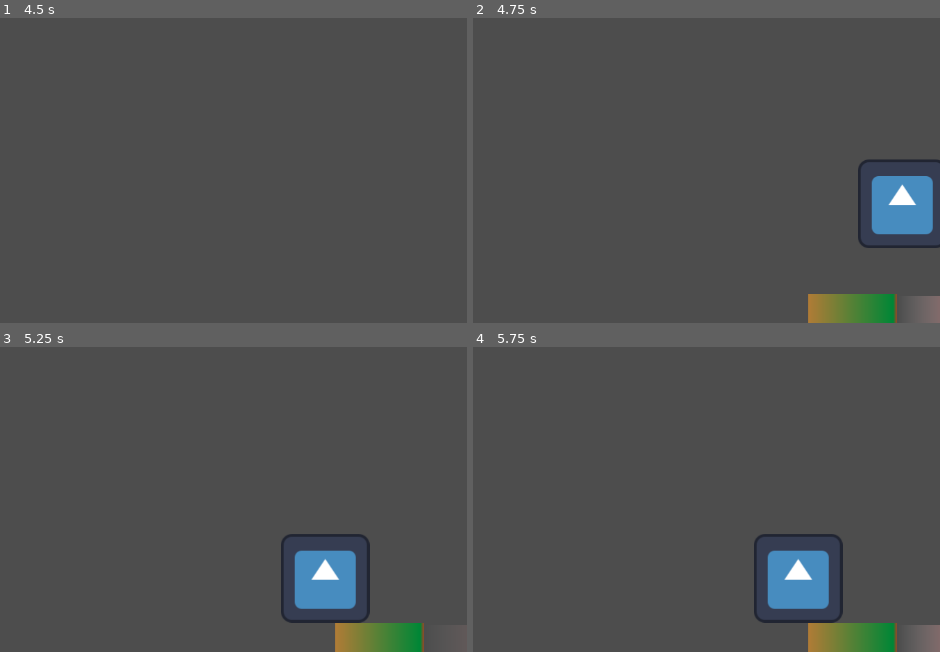
Above: before the commit, frames 1-4 (two rows, left to right).
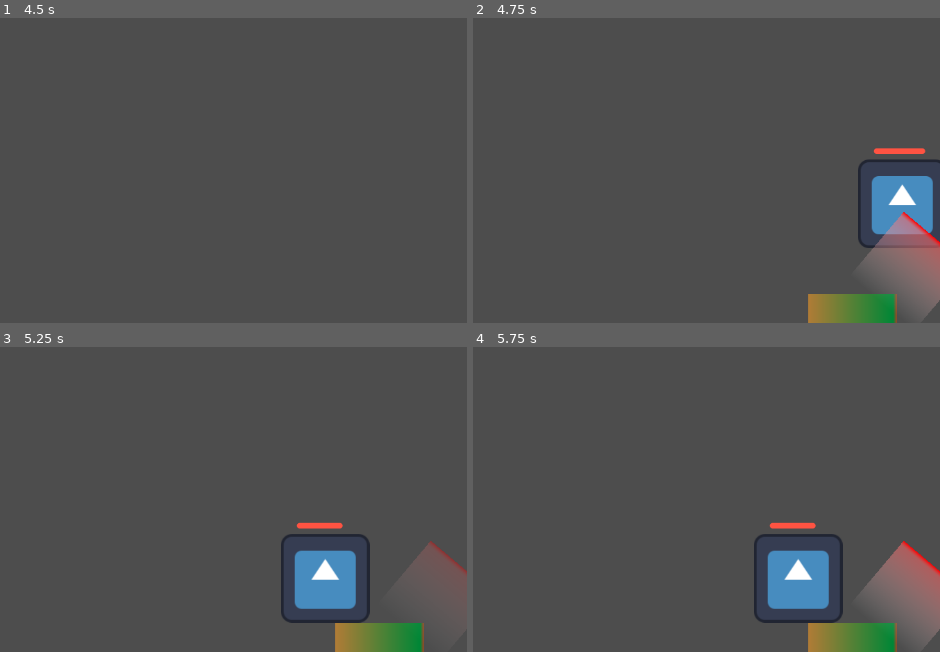
Above: after the commit, the same moments.

Repository: DarrylBD99/Game-Off-2023
Game: Godot game, scene res://Scenes/Levels/LevelTest.tscn
The game is run twice, just before and just after one commit, with the same random seed, the same clock (stepped at 60 frames per second) and the same inputs. The engine's default icon, where the game draws it, is replaced by a stand-in: a white triangle on a blue panel in a dark square.
Inputs (mouse positions are in pixels of both pictures, inside the frame that each line leads up to):
- Up to frame 1 (4.5 s): tap Enter at 0.5, 2.75, 4.25 s; move the mouse to (242, 75) at 0.52 s; hold D (player_right) 0.53-1.28 s; hold Q (player_ability) 0.53-1.28 s; move the mouse to (outside the picture) at 1.27 s; hold S (player_down) 1.28-2.03 s; click (outside the picture) at 1.35 s; tap Space at 2, 3.5 s; move the mouse to (outside the picture) at 2.02 s; hold D (player_right) 2.03-2.78 s; hold Q (player_ability) 2.03-2.78 s; move the mouse to (28, 188) at 2.77 s; hold W (player_up) 2.78-3.53 s; click (28, 188) at 2.85 s; move the mouse to (308, 164) at 3.52 s; hold Q (player_ability) 3.53-4.28 s; hold A (player_left) from 3.53 s (still down); move the mouse to (outside the picture) at 4.27 s; click (outside the picture) at 4.35 s
- Up to frame 2 (4.75 s): keep holding A (player_left)
- Up to frame 3 (5.25 s): move the mouse to (107, 426) at 5.02 s; release A (player_left) at 5.03 s; hold S (player_down) from 5.03 s (still down); hold Q (player_ability) from 5.03 s (still down)
- Up to frame 4 (5.75 s): keep holding S (player_down); keep holding Q (player_ability)

Frame 1 is identical in both runs. In frame 2, 3.4% of the frame differs, in the area x 83-100%, y 42-100%; in frame 3, 1.6%; in frame 4, 3.3%.

Commit message:
added rotation to attack

Diff:
--- a/Scenes/Objects/Entity/silent_npc.tscn
+++ b/Scenes/Objects/Entity/silent_npc.tscn
@@ -8,6 +8,7 @@
 [ext_resource type="Script" path="res://Scripts/Entity/NPC/Silent/States/SILENT_ATTACK.gd" id="5_c31c8"]
 [ext_resource type="Script" path="res://Scripts/Entity/NPC/Silent/States/SILENT_MOVE.gd" id="6_ejeur"]
 [ext_resource type="PackedScene" uid="uid://chej3fpp47ckd" path="res://Scenes/GUI/HealthBar.tscn" id="7_m86c1"]
+[ext_resource type="PackedScene" uid="uid://drjc1gi1ohtja" path="res://Scenes/Component/size_state_manager.tscn" id="8_b603y"]
 
 [sub_resource type="Animation" id="Animation_70i01"]
 loop_mode = 2
@@ -15,7 +16,7 @@
 tracks/0/type = "value"
 tracks/0/imported = false
 tracks/0/enabled = true
-tracks/0/path = NodePath("../Area2D/CollisionShape2D:disabled")
+tracks/0/path = NodePath("../MeleeAttack/Area2D/CollisionShape2D:disabled")
 tracks/0/interp = 1
 tracks/0/loop_wrap = true
 tracks/0/keys = {
@@ -27,7 +28,7 @@
 tracks/1/type = "value"
 tracks/1/imported = false
 tracks/1/enabled = true
-tracks/1/path = NodePath("../Area2D/CollisionShape2D/Sprite2D2:modulate")
+tracks/1/path = NodePath("../MeleeAttack/Area2D/CollisionShape2D/Sprite2D2:modulate")
 tracks/1/interp = 1
 tracks/1/loop_wrap = true
 tracks/1/keys = {
@@ -39,7 +40,7 @@
 tracks/2/type = "bezier"
 tracks/2/imported = false
 tracks/2/enabled = true
-tracks/2/path = NodePath("../Area2D/CollisionShape2D/Sprite2D2:modulate:r")
+tracks/2/path = NodePath("../MeleeAttack/Area2D/CollisionShape2D/Sprite2D2:modulate:r")
 tracks/2/interp = 1
 tracks/2/loop_wrap = true
 tracks/2/keys = {
@@ -50,7 +51,7 @@
 tracks/3/type = "bezier"
 tracks/3/imported = false
 tracks/3/enabled = true
-tracks/3/path = NodePath("../Area2D/CollisionShape2D/Sprite2D2:modulate:g")
+tracks/3/path = NodePath("../MeleeAttack/Area2D/CollisionShape2D/Sprite2D2:modulate:g")
 tracks/3/interp = 1
 tracks/3/loop_wrap = true
 tracks/3/keys = {
@@ -61,7 +62,7 @@
 tracks/4/type = "bezier"
 tracks/4/imported = false
 tracks/4/enabled = true
-tracks/4/path = NodePath("../Area2D/CollisionShape2D/Sprite2D2:modulate:b")
+tracks/4/path = NodePath("../MeleeAttack/Area2D/CollisionShape2D/Sprite2D2:modulate:b")
 tracks/4/interp = 1
 tracks/4/loop_wrap = true
 tracks/4/keys = {
@@ -72,7 +73,7 @@
 tracks/5/type = "bezier"
 tracks/5/imported = false
 tracks/5/enabled = true
-tracks/5/path = NodePath("../Area2D/CollisionShape2D/Sprite2D2:modulate:a")
+tracks/5/path = NodePath("../MeleeAttack/Area2D/CollisionShape2D/Sprite2D2:modulate:a")
 tracks/5/interp = 1
 tracks/5/loop_wrap = true
 tracks/5/keys = {
@@ -86,7 +87,7 @@
 tracks/0/type = "value"
 tracks/0/imported = false
 tracks/0/enabled = true
-tracks/0/path = NodePath("../Area2D/CollisionShape2D:disabled")
+tracks/0/path = NodePath("../MeleeAttack/Area2D/CollisionShape2D:disabled")
 tracks/0/interp = 1
 tracks/0/loop_wrap = true
 tracks/0/keys = {
@@ -98,7 +99,7 @@
 tracks/1/type = "bezier"
 tracks/1/imported = false
 tracks/1/enabled = true
-tracks/1/path = NodePath("../Area2D/CollisionShape2D/Sprite2D2:modulate:r")
+tracks/1/path = NodePath("../MeleeAttack/Area2D/CollisionShape2D/Sprite2D2:modulate:r")
 tracks/1/interp = 1
 tracks/1/loop_wrap = true
 tracks/1/keys = {
@@ -109,7 +110,7 @@
 tracks/2/type = "bezier"
 tracks/2/imported = false
 tracks/2/enabled = true
-tracks/2/path = NodePath("../Area2D/CollisionShape2D/Sprite2D2:modulate:g")
+tracks/2/path = NodePath("../MeleeAttack/Area2D/CollisionShape2D/Sprite2D2:modulate:g")
 tracks/2/interp = 1
 tracks/2/loop_wrap = true
 tracks/2/keys = {
@@ -120,7 +121,7 @@
 tracks/3/type = "bezier"
 tracks/3/imported = false
 tracks/3/enabled = true
-tracks/3/path = NodePath("../Area2D/CollisionShape2D/Sprite2D2:modulate:b")
+tracks/3/path = NodePath("../MeleeAttack/Area2D/CollisionShape2D/Sprite2D2:modulate:b")
 tracks/3/interp = 1
 tracks/3/loop_wrap = true
 tracks/3/keys = {
@@ -131,7 +132,7 @@
 tracks/4/type = "bezier"
 tracks/4/imported = false
 tracks/4/enabled = true
-tracks/4/path = NodePath("../Area2D/CollisionShape2D/Sprite2D2:modulate:a")
+tracks/4/path = NodePath("../MeleeAttack/Area2D/CollisionShape2D/Sprite2D2:modulate:a")
 tracks/4/interp = 1
 tracks/4/loop_wrap = true
 tracks/4/keys = {
@@ -169,11 +170,13 @@
 [sub_resource type="GradientTexture1D" id="GradientTexture1D_ih2tr"]
 gradient = SubResource("Gradient_56idl")
 
-[node name="silent_npc" type="CharacterBody2D" node_paths=PackedStringArray("melee_collision", "state_manager", "health", "attack")]
+[node name="silent_npc" type="CharacterBody2D" node_paths=PackedStringArray("melee_collision", "state_manager", "size_state_manager", "size_time_limit", "health", "attack")]
 collision_layer = 2
 script = ExtResource("1_gh8xh")
-melee_collision = NodePath("Area2D")
+melee_collision = NodePath("MeleeAttack/Area2D")
 state_manager = NodePath("State Manager")
+size_state_manager = NodePath("Size State Manager")
+size_time_limit = NodePath("SizeTimeLimit")
 health = NodePath("HP")
 attack = NodePath("ATK")
 
@@ -207,12 +210,15 @@
 move = NodePath("../SILENT_MOVE")
 animationPlayer = NodePath("../../AnimationPlayer")
 
-[node name="SILENT_MOVE" type="Node" parent="State Manager" node_paths=PackedStringArray("attack", "visuals")]
+[node name="SILENT_MOVE" type="Node" parent="State Manager" node_paths=PackedStringArray("attack", "visuals", "melee_attack_node")]
 script = ExtResource("6_ejeur")
 attack = NodePath("../SILENT_ATTACK")
 visuals = NodePath("../../Sprite2D")
 attack_range = 250.0
 foostep_time = 1.0
+melee_attack_node = NodePath("../../MeleeAttack")
+
+[node name="Size State Manager" parent="." instance=ExtResource("8_b603y")]
 
 [node name="Collision" type="CollisionShape2D" parent="."]
 shape = SubResource("RectangleShape2D_glblf")
@@ -227,16 +233,23 @@
 health = NodePath("../HP")
 metadata/_edit_use_anchors_ = true
 
-[node name="Area2D" type="Area2D" parent="."]
+[node name="MeleeAttack" type="Node2D" parent="."]
+
+[node name="Area2D" type="Area2D" parent="MeleeAttack"]
 position = Vector2(127, 3)
 collision_layer = 2
 
-[node name="CollisionShape2D" type="CollisionShape2D" parent="Area2D"]
+[node name="CollisionShape2D" type="CollisionShape2D" parent="MeleeAttack/Area2D"]
 position = Vector2(-2, -4)
 shape = SubResource("RectangleShape2D_p1e6k")
 
-[node name="Sprite2D2" type="Sprite2D" parent="Area2D/CollisionShape2D"]
+[node name="Sprite2D2" type="Sprite2D" parent="MeleeAttack/Area2D/CollisionShape2D"]
 modulate = Color(1, 1, 1, 0)
 position = Vector2(1.00002, 1)
 scale = Vector2(0.476563, 122)
 texture = SubResource("GradientTexture1D_ih2tr")
+
+[node name="SizeTimeLimit" type="Timer" parent="."]
+process_callback = 0
+wait_time = 5.0
+one_shot = true
--- a/Scripts/Entity/NPC/Silent/States/SILENT_MOVE.gd
+++ b/Scripts/Entity/NPC/Silent/States/SILENT_MOVE.gd
@@ -4,6 +4,7 @@
 @export var visuals : Sprite2D
 @export var attack_range : float
 @export var foostep_time : float
+@export var melee_attack_node : Node2D
 
 var foostep_timer = 0
 var footstep_scene : PackedScene
@@ -35,6 +36,8 @@
 	new_velocity = new_velocity.normalized()
 	#var deltaRotation = (new_velocity.angle() - visuals.rotation)
 	#visuals.rotation = visuals.rotation + deltaRotation * _delta;
+	melee_attack_node.look_at(targetPosition)
+
 	entity.velocity = new_velocity * entity.speed
 	entity.move_and_slide()
 
Not shown: 1 places in Scenes/Objects/Entity/silent_npc.tscn that only renumber resources
